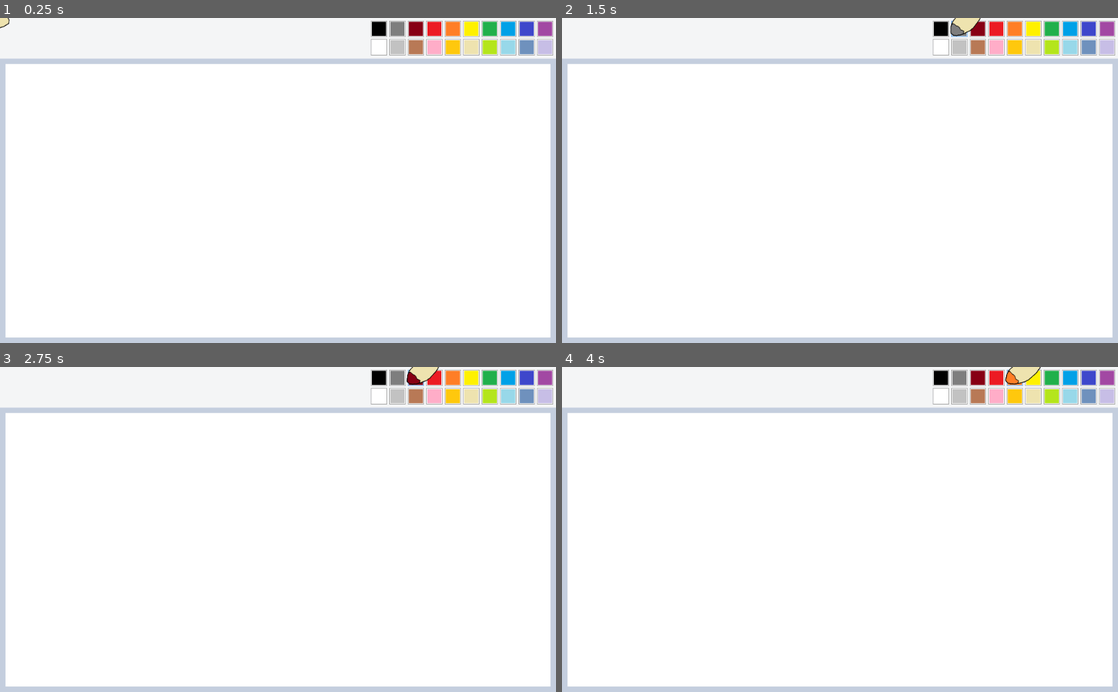
Above: before the commit, frames 1-4 (two rows, left to right).
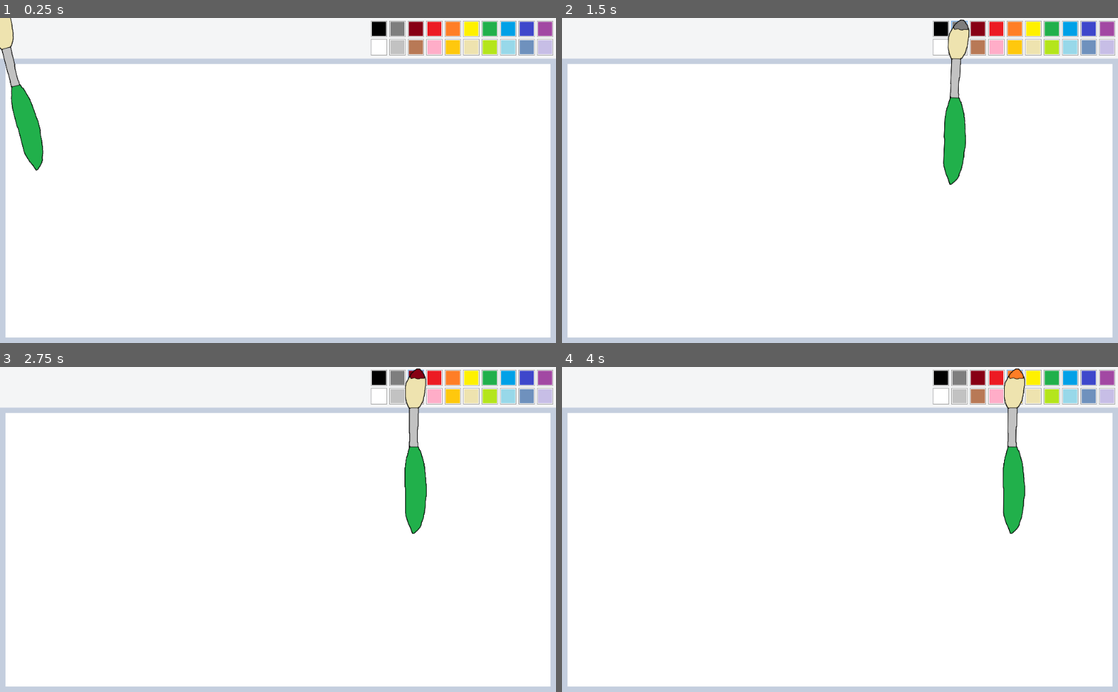
Above: after the commit, the same moments.

Repository: mariothedog/MS-Pain
Game: Godot game, scene res://Level/Level.tscn
Same seed, same stepped clock (60 frames per second), same inputs: the game is played once before the commit and once after it.
Inputs (mouse positions are in pixels of both pictures, inside the frame that each line leads up to):
- Up to frame 1 (0.25 s): no input
- Up to frame 2 (1.5 s): click (940, 27) at 0.5 s; click (956, 27) at 1.25 s
- Up to frame 3 (2.75 s): click (417, 376) at 2 s
- Up to frame 4 (4 s): click (995, 376) at 2.75 s; click (1012, 376) at 3.5 s

The runs differ from the first frame. In frame 1, 1.3% of the frame differs, in the area x 0-8%, y 0-48%; in frame 2, 1.6%; in frame 3, 1.6%; in frame 4, 1.6%, in the area x 79-87%, y 0-52%.

Commit message:
Improved the brush rotation sway.

Diff:
--- a/Brush/Brush.gd
+++ b/Brush/Brush.gd
@@ -26,11 +26,10 @@
 func _physics_process(_delta):
 	var target_position = get_global_mouse_position()
 
+	var target_rotation = max(min((target_position - position).x / 50, PI/1.5), -PI/1.5)
+	rotation = lerp_angle(rotation, target_rotation, 0.1)
+
 	position = lerp(position, target_position, 0.5)
-
-	var target_rotation = get_global_mouse_position().rotated(-PI/2).angle()
-
-	rotation = lerp_angle(rotation, target_rotation, 0.1)
 
 func change_colour(colour):
 	var rounded_colour = Color(stepify(colour.r, 0.000001), stepify(colour.g, 0.000001), stepify(colour.b, 0.000001), 1)
